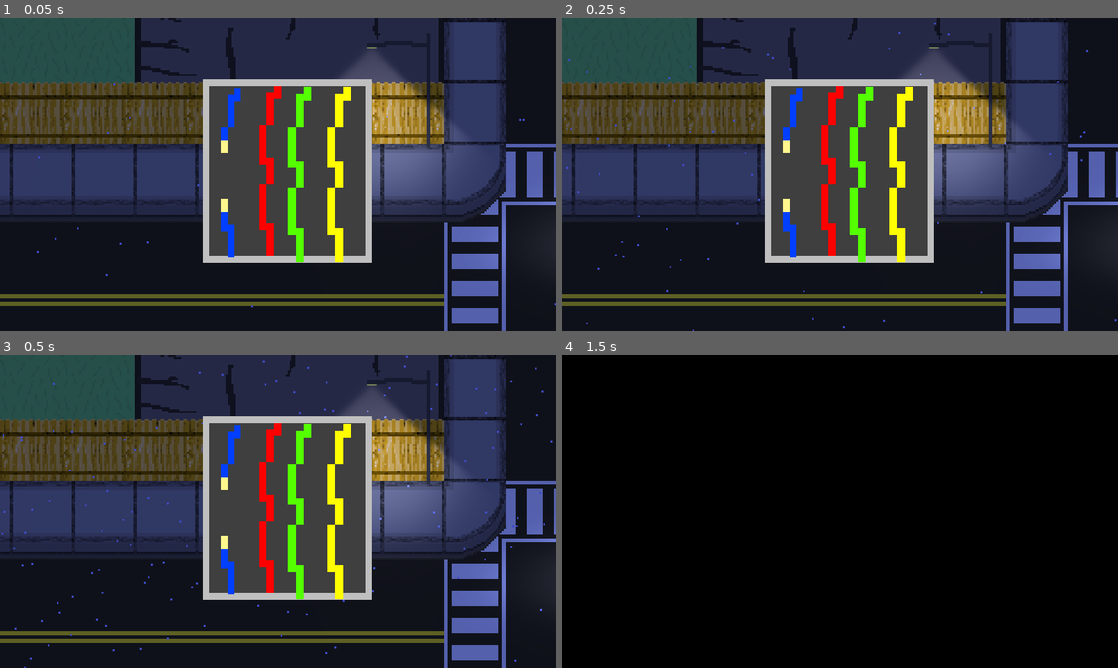
Above: before the commit, frames 1-4 (two rows, left to right).
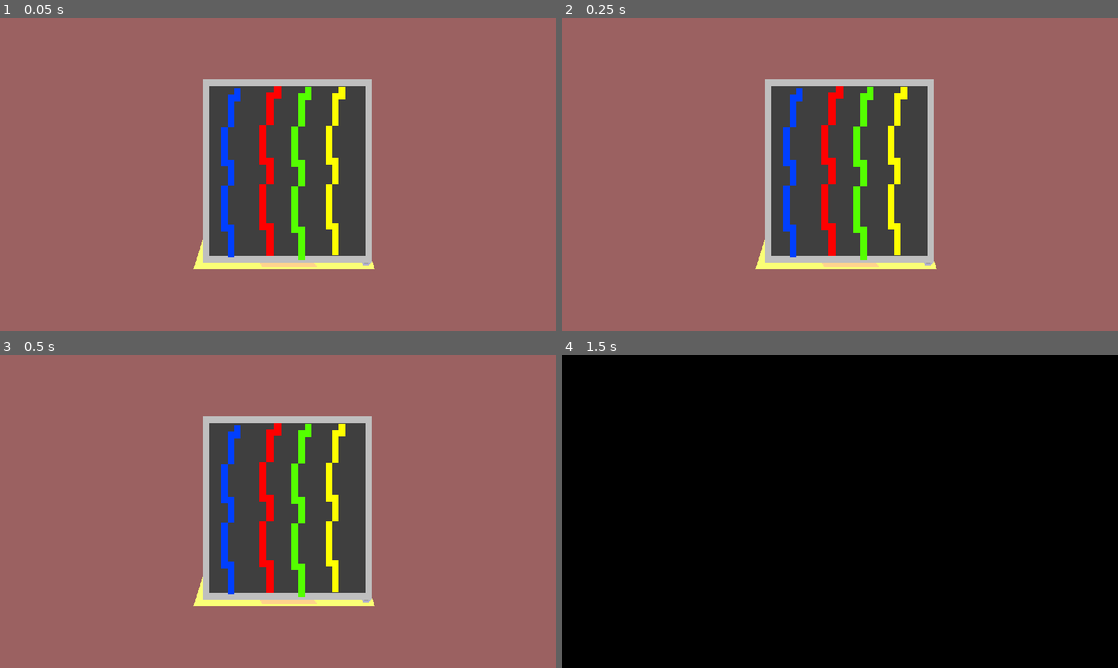
Above: after the commit, the same moments.

Repository: jatgm/TSA-2024
Game: Godot game, scene res://Levels/tsa.tscn
Two runs of this game, one before a commit and one after it. Both use one fixed random seed, a clock stepped at 60 frames per second and the inputs below.
Inputs (mouse positions are in pixels of both pictures, inside the frame that each line leads up to):
- Up to frame 1 (0.05 s): no input
- Up to frame 2 (0.25 s): no input
- Up to frame 3 (0.5 s): no input
- Up to frame 4 (1.5 s): click (789, 508) at 0.52 s; click (828, 508) at 1.27 s

The runs differ from the first frame. In frame 1, 84% of the frame differs, in the area x 0-100%, y 0-100%; in frame 2, 84%; in frame 3, 84%; in frame 4, nothing differs.

Commit message:
Wires

Diff:
--- a/Characters/cat.gd
+++ b/Characters/cat.gd
@@ -72,3 +72,7 @@
 
 func _on_house_3_freeze_cat():
 	moving = false
+
+
+func _on_dialog_player_unfreeze_cat():
+	moving = true
--- a/Hitboxes/Interactions/fusebox.gd
+++ b/Hitboxes/Interactions/fusebox.gd
@@ -1,6 +1,7 @@
 extends DialogPlayer
 
 signal done
+signal unfreeze_cat
 
 func next_line():
 	if (current_index).to_int() < len(scene_text):
@@ -9,3 +10,4 @@
 		print("we finished")
 		finish()
 		done.emit()
+		unfreeze_cat.emit()
--- a/Levels/intro.tscn
+++ b/Levels/intro.tscn
@@ -947,7 +947,6 @@
 metadata/_edit_lock_ = true
 
 [node name="STARTSCREEN" type="CanvasLayer" parent="."]
-visible = false
 
 [node name="ColorRect" type="ColorRect" parent="STARTSCREEN"]
 anchors_preset = 15
@@ -1403,6 +1402,7 @@
 [connection signal="freeze_cat" from="Wires" to="cat" method="_on_wires_freeze_cat"]
 [connection signal="shake_cam" from="Wires" to="Camera2d" method="_on_wires_shake_cam"]
 [connection signal="unfreeze_cat" from="Wires" to="cat" method="_on_wires_unfreeze_cat"]
+[connection signal="unfreeze_cat" from="Wires/InteractionManager3/DialogPlayer" to="cat" method="_on_dialog_player_unfreeze_cat"]
 
 [editable path="Coin"]
 [editable path="Coin/InteractionManager"]
--- a/project.godot
+++ b/project.godot
@@ -10,7 +10,7 @@
 
 [application]
 
-config/name="CATastrophe (Team 2052-2)"
+config/name="CATventure (Team 2052-2)"
 run/main_scene="res://Levels/tsa.tscn"
 config/features=PackedStringArray("4.2")
 config/icon="res://icon.svg"
--- a/wires.gd
+++ b/wires.gd
@@ -7,84 +7,55 @@
 signal freeze_cat
 signal unfreeze_cat
 
-func _process(delta):
-	print(current_hovering)
+func checkWinningConditions():
+	if len(current_order) == 4:
+		if current_order != "bryg":
+			$InteractionManager3/WrongSound.playing = true
+			current_order = ""
+			reset()
+			shake_cam.emit()
+		if current_order == "bryg":
+			$AnimationPlayer.play("complete_level")
+			$CompleteLevel.visible = true
+			$"../cat".step = 5
+			$InteractionManager3/DialogPlayer.start_dialogue()
+			$InteractionManager3/CanvasLayer.visible = false
+			freeze_cat.emit()
 
-func _input(event):
-	if event is InputEventMouseButton:
-		if event.button_index == MOUSE_BUTTON_LEFT and event.is_pressed():
-			match current_hovering:
-				"blue":
-					$InteractionManager3/CanvasLayer/BlueWire/BlueWire.visible = false
-					$InteractionManager3/CanvasLayer/BlueWire/CutBlueWire.visible = true
-					current_order += "b"
-				"red":
-					$InteractionManager3/CanvasLayer/RedWire/RedWire.visible = false
-					$InteractionManager3/CanvasLayer/RedWire/CutRedWire.visible = true
-					current_order += "r"
-				"green":
-					$InteractionManager3/CanvasLayer/GreenWire/GreenWire.visible = false
-					$InteractionManager3/CanvasLayer/GreenWire/CutGreenWire.visible = true
-					current_order += "g"
-				"yellow":
-					$InteractionManager3/CanvasLayer/YellowWire/YellowWire.visible = false
-					$InteractionManager3/CanvasLayer/YellowWire/CutYellowWire.visible = true
-					current_order += "y"
-			if len(current_order) == 4:
-				if current_order != "bryg":
-					$InteractionManager3/WrongSound.playing = true
-					current_order = ""
-					reset()
-					shake_cam.emit()
-				if current_order == "bryg":
-					$AnimationPlayer.play("complete_level")
-					$CompleteLevel.visible = true
-					$"../cat".step = 5
-					$InteractionManager3/DialogPlayer.start_dialogue()
-					$InteractionManager3/CanvasLayer.visible = false
-					freeze_cat.emit()
+func reset():
+	$InteractionManager3/CanvasLayer/BlueWirePic.visible = true
+	$InteractionManager3/CanvasLayer/CutBlueWire.visible = false
+
+	$InteractionManager3/CanvasLayer/RedWirePic.visible = true
+	$InteractionManager3/CanvasLayer/CutRedWire.visible = false
+
+	$InteractionManager3/CanvasLayer/GreenWirePic.visible = true
+	$InteractionManager3/CanvasLayer/CutGreenWire.visible = false
+
+	$InteractionManager3/CanvasLayer/YellowWirePic.visible = true
+	$InteractionManager3/CanvasLayer/CutYellowWire.visible = false
 
 
-func reset():
-	$InteractionManager3/CanvasLayer/BlueWire/BlueWire.visible = true
-	$InteractionManager3/CanvasLayer/BlueWire/CutBlueWire.visible = false
+func _on_button_pressed():
+	$InteractionManager3/CanvasLayer/BlueWirePic.visible = false
+	$InteractionManager3/CanvasLayer/CutBlueWire.visible = true
+	current_order += "b"
+	checkWinningConditions()
 
-	$InteractionManager3/CanvasLayer/RedWire/RedWire.visible = true
-	$InteractionManager3/CanvasLayer/RedWire/CutRedWire.visible = false
+func _on_red_button_node_pressed():
+	$InteractionManager3/CanvasLayer/RedWirePic.visible = false
+	$InteractionManager3/CanvasLayer/CutRedWire.visible = true
+	current_order += "r"
+	checkWinningConditions()
 
-	$InteractionManager3/CanvasLayer/GreenWire/GreenWire.visible = true
-	$InteractionManager3/CanvasLayer/GreenWire/CutGreenWire.visible = false
+func _on_green_button_node_pressed():
+	$InteractionManager3/CanvasLayer/GreenWirePic.visible = false
+	$InteractionManager3/CanvasLayer/CutGreenWire.visible = true
+	current_order += "g"
+	checkWinningConditions()
 
-	$InteractionManager3/CanvasLayer/YellowWire/YellowWire.visible = true
-	$InteractionManager3/CanvasLayer/YellowWire/CutYellowWire.visible = false
-
-func _on_blue_wire_mouse_entered():
-	current_hovering = "blue"
-
-func _on_red_wire_mouse_entered():
-	current_hovering = "red"
-
-func _on_green_wire_mouse_entered():
-	current_hovering = "green"
-
-func _on_yellow_wire_mouse_entered():
-	current_hovering = "yellow"
-
-func _on_dialog_player_done():
-	unfreeze_cat.emit()
-
-
-func _on_blue_wire_mouse_exited():
-	current_hovering = ""
-
-
-func _on_red_wire_mouse_exited():
-	current_hovering = ""
-
-
-func _on_green_wire_mouse_exited():
-	current_hovering = ""
-
-
-func _on_yellow_wire_mouse_exited():
-	current_hovering = ""
+func _on_yellow_button_node_pressed():
+	$InteractionManager3/CanvasLayer/YellowWirePic.visible = false
+	$InteractionManager3/CanvasLayer/CutYellowWire.visible = true
+	current_order += "y"
+	checkWinningConditions()
--- a/wires.tscn
+++ b/wires.tscn
@@ -29,6 +29,8 @@
 shader_parameter/flash_color = Color(1, 1, 0, 1)
 shader_parameter/opacity = 0.0
 
+[sub_resource type="StyleBoxEmpty" id="StyleBoxEmpty_cg0hp"]
+
 [sub_resource type="Animation" id="Animation_ks7dq"]
 length = 0.001
 tracks/0/type = "value"
@@ -104,116 +106,105 @@
 size_flags_vertical = 4
 texture = ExtResource("4_q7vug")
 
-[node name="BlueWire" type="Control" parent="InteractionManager3/CanvasLayer"]
-layout_mode = 3
-anchor_left = 0.404
-anchor_top = 0.5
-anchor_right = 0.404
-anchor_bottom = 0.5
-offset_left = -8.40802
-offset_top = -185.0
-offset_right = 45.592
-offset_bottom = 176.0
-
-[node name="BlueWire" type="TextureRect" parent="InteractionManager3/CanvasLayer/BlueWire"]
-visible = false
-offset_left = -187.0
-offset_top = -34.0
-offset_right = -147.0
-offset_bottom = 6.00002
+[node name="BlueWirePic" type="TextureRect" parent="InteractionManager3/CanvasLayer"]
+offset_left = 270.0
+offset_top = 105.0
+offset_right = 310.0
+offset_bottom = 145.0
 scale = Vector2(10.7709, 10.7709)
 texture = ExtResource("7_3lcfl")
-
-[node name="CutBlueWire" type="TextureRect" parent="InteractionManager3/CanvasLayer/BlueWire"]
-offset_left = -187.0
-offset_top = -34.0
-offset_right = -147.0
-offset_bottom = 6.00002
+metadata/_edit_use_anchors_ = true
+
+[node name="CutBlueWire" type="TextureRect" parent="InteractionManager3/CanvasLayer"]
+visible = false
+offset_left = 270.0
+offset_top = 105.0
+offset_right = 310.0
+offset_bottom = 145.0
 scale = Vector2(10.7709, 10.7709)
 texture = ExtResource("5_fib7y")
 
-[node name="RedWire" type="Control" parent="InteractionManager3/CanvasLayer"]
-layout_mode = 3
-anchors_preset = 8
-anchor_left = 0.5
-anchor_top = 0.5
-anchor_right = 0.5
-anchor_bottom = 0.5
-offset_left = -45.0
-offset_top = -203.0
-offset_right = 5.0
-offset_bottom = 183.0
-grow_horizontal = 2
-grow_vertical = 2
-
-[node name="RedWire" type="TextureRect" parent="InteractionManager3/CanvasLayer/RedWire"]
-layout_mode = 0
-offset_left = -211.0
-offset_top = -21.0
-offset_right = -171.0
-offset_bottom = 19.0
+[node name="RedWirePic" type="TextureRect" parent="InteractionManager3/CanvasLayer"]
+offset_left = 320.0
+offset_top = 100.0
+offset_right = 360.0
+offset_bottom = 140.0
 scale = Vector2(12.3662, 10.84)
 texture = ExtResource("7_q3ekx")
-
-[node name="CutRedWire" type="TextureRect" parent="InteractionManager3/CanvasLayer/RedWire"]
-visible = false
-layout_mode = 0
-offset_left = -211.0
-offset_top = -21.0
-offset_right = -171.0
-offset_bottom = 19.0
+metadata/_edit_use_anchors_ = true
+
+[node name="CutRedWire" type="TextureRect" parent="InteractionManager3/CanvasLayer"]
+visible = false
+offset_left = 320.0
+offset_top = 100.0
+offset_right = 360.0
+offset_bottom = 140.0
 scale = Vector2(12.3662, 10.84)
 texture = ExtResource("8_hy6il")
 
-[node name="GreenWire" type="Control" parent="InteractionManager3/CanvasLayer"]
-layout_mode = 3
-anchors_preset = 8
-anchor_left = 0.5
-anchor_top = 0.5
-anchor_right = 0.5
-anchor_bottom = 0.5
-offset_left = 12.0
-offset_top = -203.0
-offset_right = 62.0
-offset_bottom = 183.0
-grow_horizontal = 2
-grow_vertical = 2
-
-[node name="GreenWire" type="Sprite2D" parent="InteractionManager3/CanvasLayer/GreenWire"]
-position = Vector2(41, 203)
-scale = Vector2(16.25, 13.9286)
+[node name="GreenWirePic" type="TextureRect" parent="InteractionManager3/CanvasLayer"]
+offset_left = 411.0
+offset_top = 101.0
+offset_right = 852.0
+offset_bottom = 542.0
 texture = ExtResource("9_djg58")
-
-[node name="CutGreenWire" type="Sprite2D" parent="InteractionManager3/CanvasLayer/GreenWire"]
-visible = false
-position = Vector2(41, 202.858)
-scale = Vector2(16.25, 13.9286)
+metadata/_edit_use_anchors_ = true
+
+[node name="CutGreenWire" type="TextureRect" parent="InteractionManager3/CanvasLayer"]
+visible = false
+offset_left = 411.0
+offset_top = 101.0
+offset_right = 852.0
+offset_bottom = 542.0
 texture = ExtResource("10_wfge3")
 
-[node name="YellowWire" type="Control" parent="InteractionManager3/CanvasLayer"]
-layout_mode = 3
-anchors_preset = 8
-anchor_left = 0.5
-anchor_top = 0.5
-anchor_right = 0.5
-anchor_bottom = 0.5
-offset_left = 94.0
-offset_top = -203.0
-offset_right = 144.0
-offset_bottom = 183.0
-grow_horizontal = 2
-grow_vertical = 2
-
-[node name="YellowWire" type="Sprite2D" parent="InteractionManager3/CanvasLayer/YellowWire"]
-position = Vector2(41, 203)
-scale = Vector2(16.25, 13.9286)
+[node name="YellowWirePic" type="TextureRect" parent="InteractionManager3/CanvasLayer"]
+offset_left = 487.0
+offset_top = 102.0
+offset_right = 917.0
+offset_bottom = 532.0
 texture = ExtResource("11_ww805")
-
-[node name="CutYellowWire" type="Sprite2D" parent="InteractionManager3/CanvasLayer/YellowWire"]
-visible = false
-position = Vector2(41, 202.858)
-scale = Vector2(16.25, 13.9286)
+metadata/_edit_use_anchors_ = true
+
+[node name="CutYellowWire" type="TextureRect" parent="InteractionManager3/CanvasLayer"]
+visible = false
+offset_left = 487.0
+offset_top = 102.0
+offset_right = 917.0
+offset_bottom = 532.0
 texture = ExtResource("12_316fh")
+
+[node name="BlueButtonNode" type="Button" parent="InteractionManager3/CanvasLayer"]
+offset_left = 447.0
+offset_top = 137.0
+offset_right = 502.0
+offset_bottom = 500.0
+theme_override_styles/normal = SubResource("StyleBoxEmpty_cg0hp")
+metadata/_edit_use_anchors_ = true
+
+[node name="RedButtonNode" type="Button" parent="InteractionManager3/CanvasLayer"]
+offset_left = 528.0
+offset_top = 137.0
+offset_right = 583.0
+offset_bottom = 500.0
+theme_override_styles/normal = SubResource("StyleBoxEmpty_cg0hp")
+metadata/_edit_use_anchors_ = true
+
+[node name="GreenButtonNode" type="Button" parent="InteractionManager3/CanvasLayer"]
+offset_left = 594.0
+offset_top = 146.0
+offset_right = 649.0
+offset_bottom = 509.0
+theme_override_styles/normal = SubResource("StyleBoxEmpty_cg0hp")
+metadata/_edit_use_anchors_ = true
+
+[node name="YellowButtonNode" type="Button" parent="InteractionManager3/CanvasLayer"]
+offset_left = 666.0
+offset_top = 143.0
+offset_right = 721.0
+offset_bottom = 506.0
+theme_override_styles/normal = SubResource("StyleBoxEmpty_cg0hp")
+metadata/_edit_use_anchors_ = true
 
 [node name="WrongSound" type="AudioStreamPlayer" parent="InteractionManager3"]
 stream = ExtResource("13_cp8ey")
@@ -247,14 +238,10 @@
 "": SubResource("AnimationLibrary_bmfcr")
 }
 
-[connection signal="mouse_entered" from="InteractionManager3/CanvasLayer/BlueWire" to="." method="_on_blue_wire_mouse_entered"]
-[connection signal="mouse_exited" from="InteractionManager3/CanvasLayer/BlueWire" to="." method="_on_blue_wire_mouse_exited"]
-[connection signal="gui_input" from="InteractionManager3/CanvasLayer/RedWire" to="." method="_on_red_wire_gui_input"]
-[connection signal="mouse_entered" from="InteractionManager3/CanvasLayer/RedWire" to="." method="_on_red_wire_mouse_entered"]
-[connection signal="mouse_entered" from="InteractionManager3/CanvasLayer/GreenWire" to="." method="_on_green_wire_mouse_entered"]
-[connection signal="mouse_exited" from="InteractionManager3/CanvasLayer/GreenWire" to="." method="_on_green_wire_mouse_exited"]
-[connection signal="mouse_entered" from="InteractionManager3/CanvasLayer/YellowWire" to="." method="_on_yellow_wire_mouse_entered"]
-[connection signal="mouse_exited" from="InteractionManager3/CanvasLayer/YellowWire" to="." method="_on_yellow_wire_mouse_exited"]
+[connection signal="pressed" from="InteractionManager3/CanvasLayer/BlueButtonNode" to="." method="_on_button_pressed"]
+[connection signal="pressed" from="InteractionManager3/CanvasLayer/RedButtonNode" to="." method="_on_red_button_node_pressed"]
+[connection signal="pressed" from="InteractionManager3/CanvasLayer/GreenButtonNode" to="." method="_on_green_button_node_pressed"]
+[connection signal="pressed" from="InteractionManager3/CanvasLayer/YellowButtonNode" to="." method="_on_yellow_button_node_pressed"]
 [connection signal="done" from="InteractionManager3/DialogPlayer" to="." method="_on_dialog_player_done"]
 
 [editable path="InteractionManager3"]
Not shown: 2 places in Levels/intro.tscn that only renumber resources
Not shown: 1 places in default_bus_layout.tres that only renumber resources
Not shown: 1 places in wires.tscn that only renumber resources
